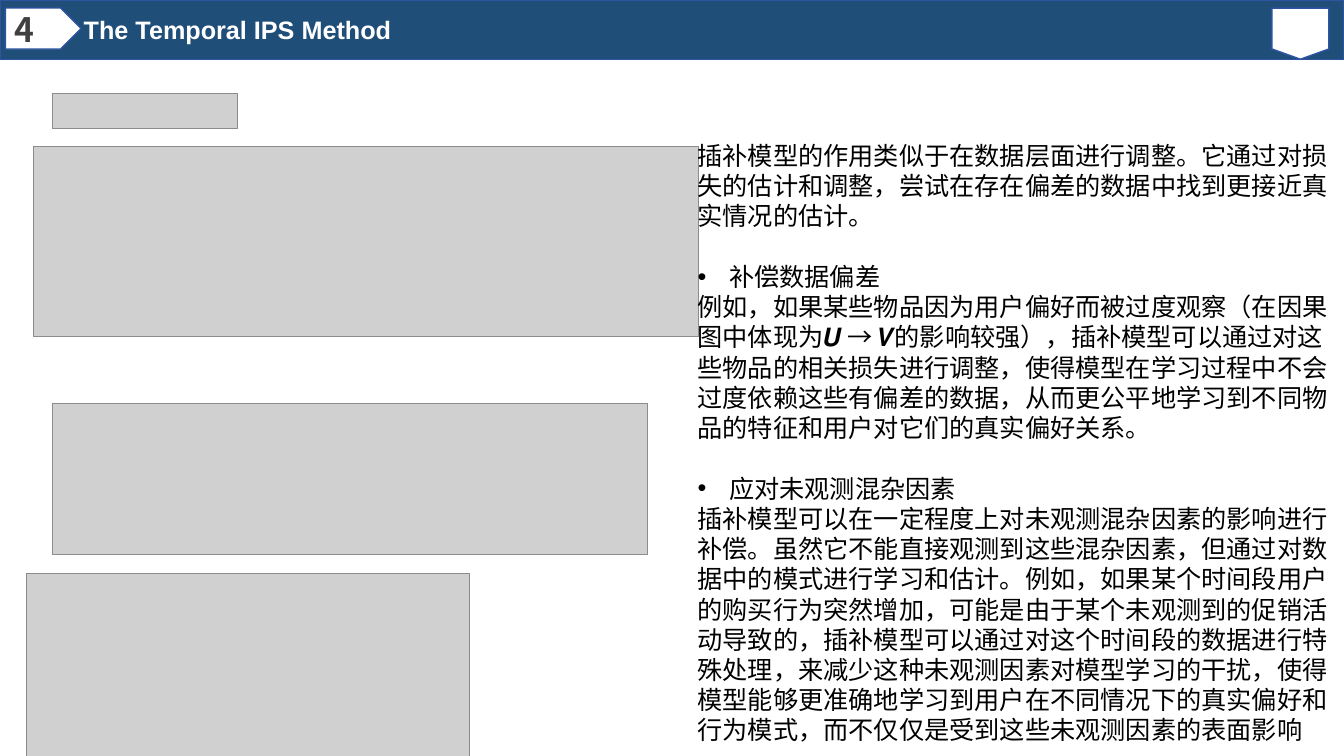
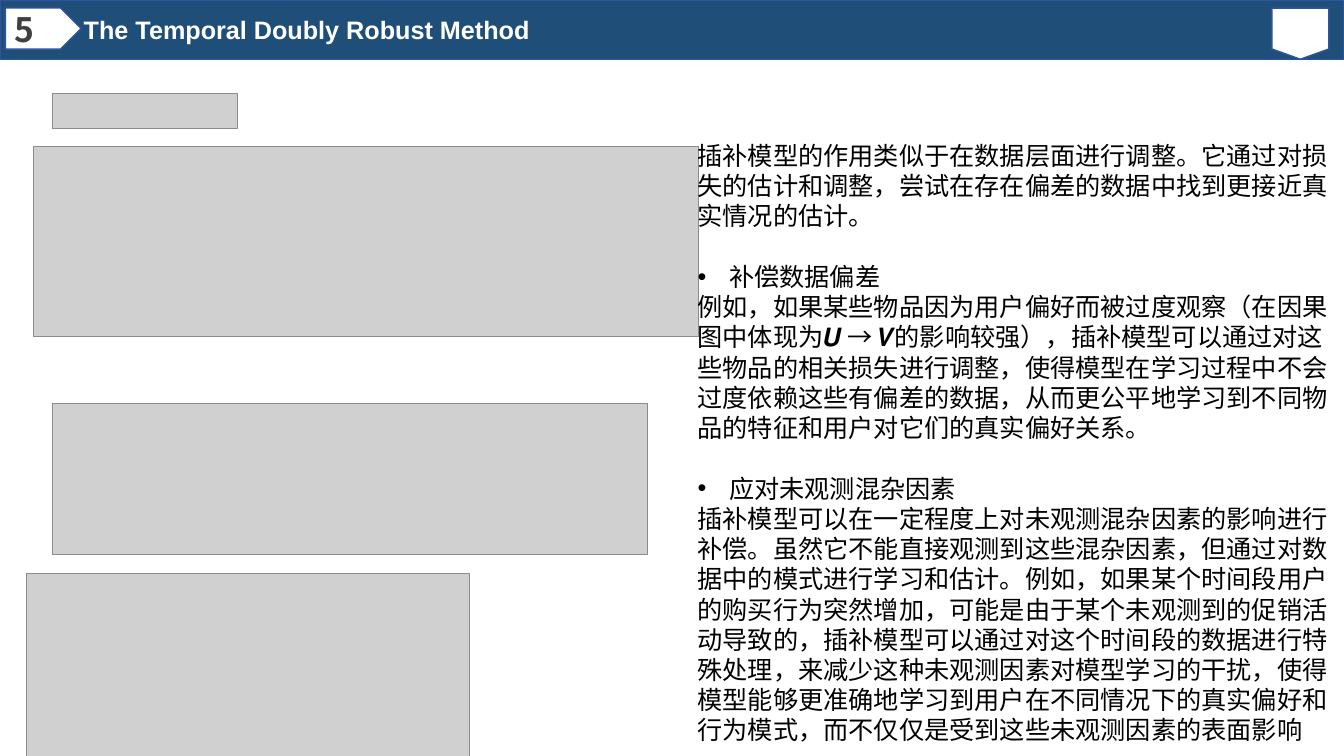
Before and after one commit to cpu135/literature-review, a slide deck: slide 9 of 动态偏差/因果纠偏时间感知推荐/新建 PPTX 演示文稿.pptx. Drawn at 1344x756 pixels with LibreOffice and Linux fonts; fonts in the diff are those of the drawing; grey boxes stand for pictures. Boxes give left, top, right and bottom in pixels: in the first picture for what was removed or moved away, otherwise in the second. Text is boxed around its words. In the diff, an @@ line names an element or a change of style, - is before the commit and + after.

Commit message:
9.26

```diff
--- a/动态偏差/因果纠偏时间感知推荐/新建 PPTX 演示文稿.pptx
+++ b/动态偏差/因果纠偏时间感知推荐/新建 PPTX 演示文稿.pptx
@@ text at box(15, 8, 35, 52): text changed @@
-4
+5
@@ text at box(84, 20, 529, 44): text changed @@
-The Temporal IPS Method
+The Temporal Doubly Robust Method
```
Also in this commit, not shown: 6 slides added, 1 slide removed.
